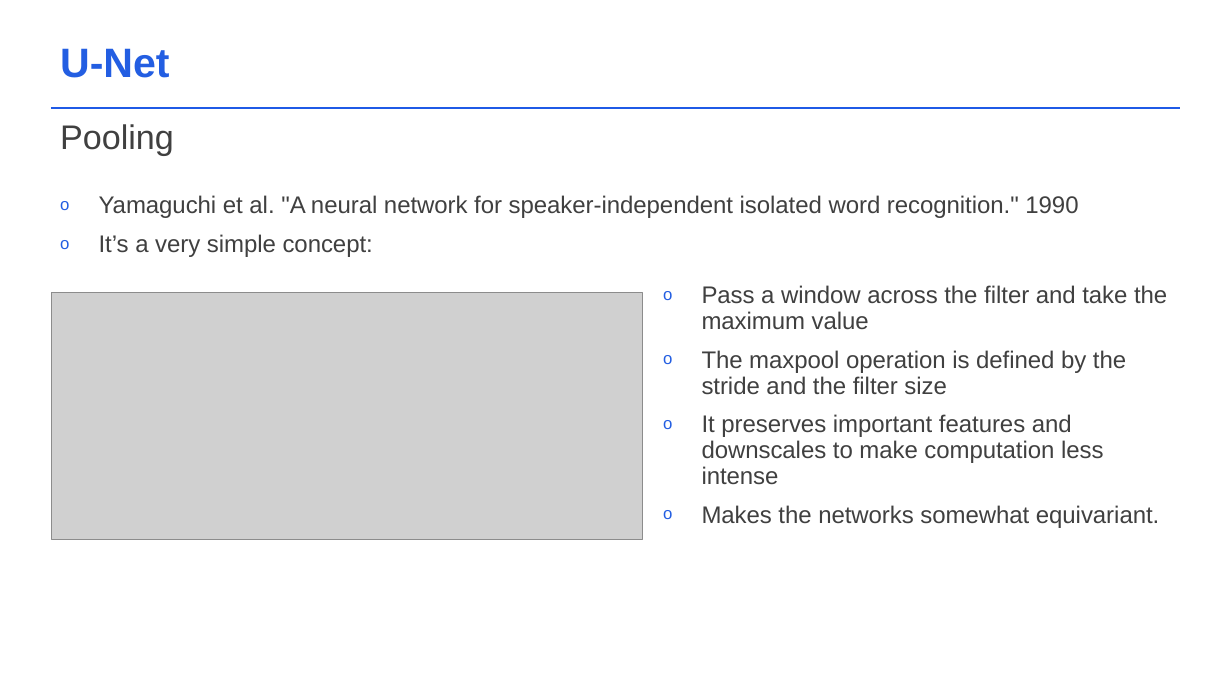
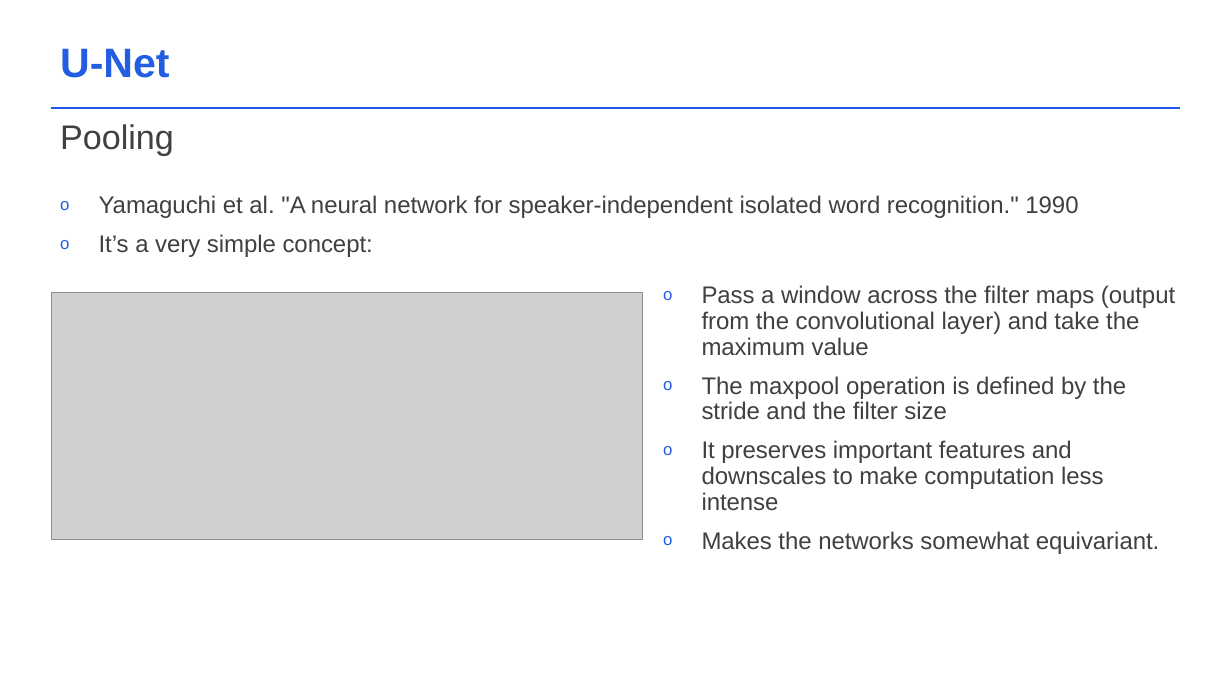
Before and after one commit to acceleratescience/diffusion-models, a slide deck: slide 25 of slides/3_Building-blocks.pptx. Drawn at 1232x693 pixels with LibreOffice and Linux fonts; fonts in the diff are those of the drawing; grey boxes stand for pictures; background and template pictures are left out. Boxes give left, top, right and bottom in pixels: in the first picture for what was removed or moved away, otherwise in the second. Text is boxed around its words. In the diff, an @@ line names an element or a change of style, - is before the commit and + after.

```diff
--- a/slides/3_Building-blocks.pptx
+++ b/slides/3_Building-blocks.pptx
@@ text at box(702, 285, 1175, 356): text changed @@
-o Pass a window across the filter and take the maximum value
+o Pass a window across the filter maps (output from the convolutional layer) and take the maximum value
```
Also in this commit, not shown: 3 other slides changed.
